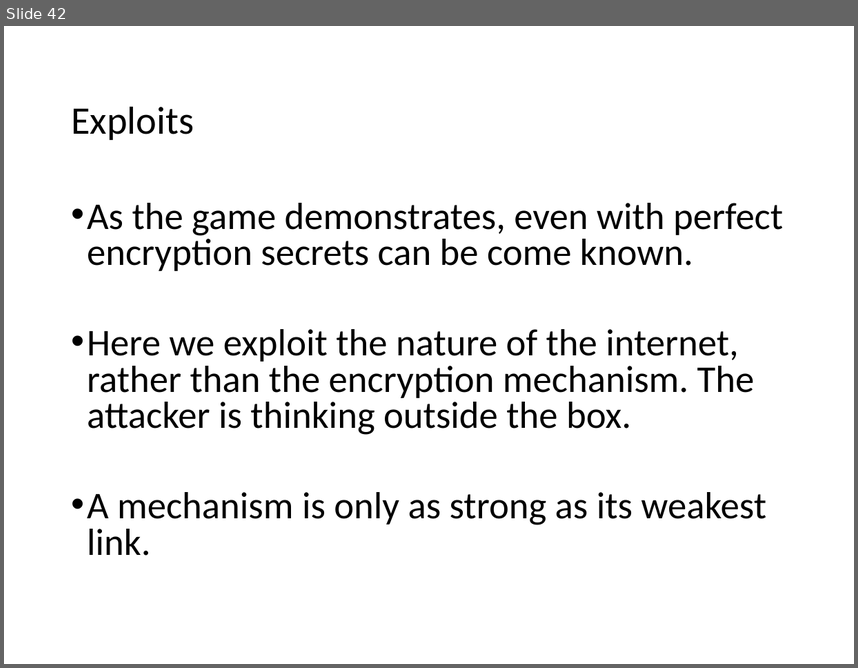
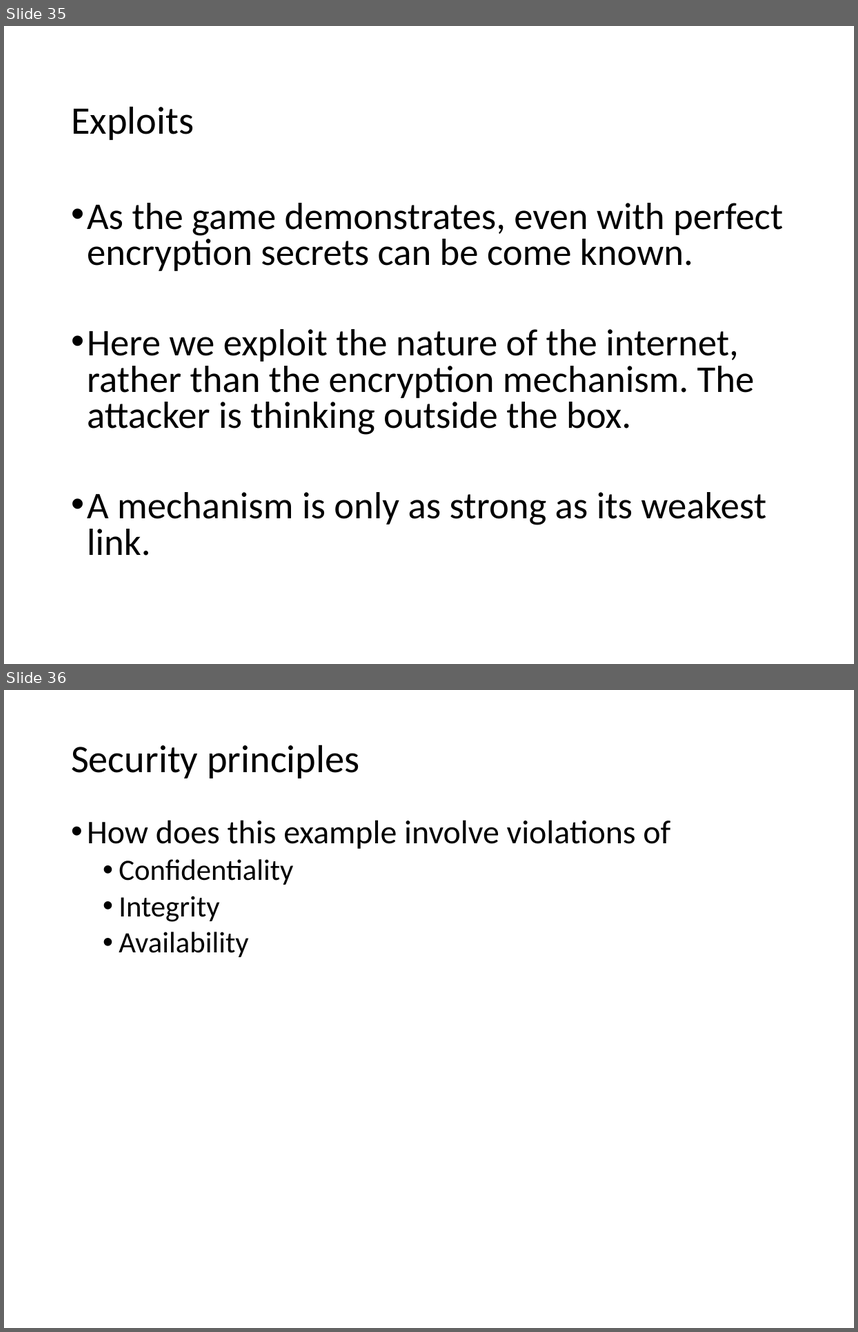
Before and after one commit to wu4f/cyberpdx-crypto, a slide deck: www/static/NetWorkProtocolsLecture4.pptx. Shown one above the other, each under a label of ours: slide 42 before the commit, slides 35 and 36 after it. The pictures are 858x668 and 858x1332 pixels, drawn with LibreOffice and Linux fonts; fonts in the diff are those of the drawing. Boxes give left, top, right and bottom in pixels: in the first picture for what was removed or moved away, otherwise in the second. Text is boxed around its words. In the diff, an @@ line names an element or a change of style, - is before the commit and + after.

```diff
--- a/www/static/NetWorkProtocolsLecture4.pptx
+++ b/www/static/NetWorkProtocolsLecture4.pptx
@@ slide 36 added at box(4, 690, 854, 1328), background #FFFFFF @@
@@ title added at box(71, 745, 359, 778), 33 pt, text #000000 @@
+Security principles
@@ text added at box(87, 820, 671, 957), 28 pt, text #000000 @@
+• How does this example involve violations of
+  • Confidentiality
+  • Integrity
+  • Availability
@@ what was slide 42 is now slide 35 @@
```
Also in this commit, not shown: 10 slides changed, 1 other slide added, 9 slides removed, 4 other files.
